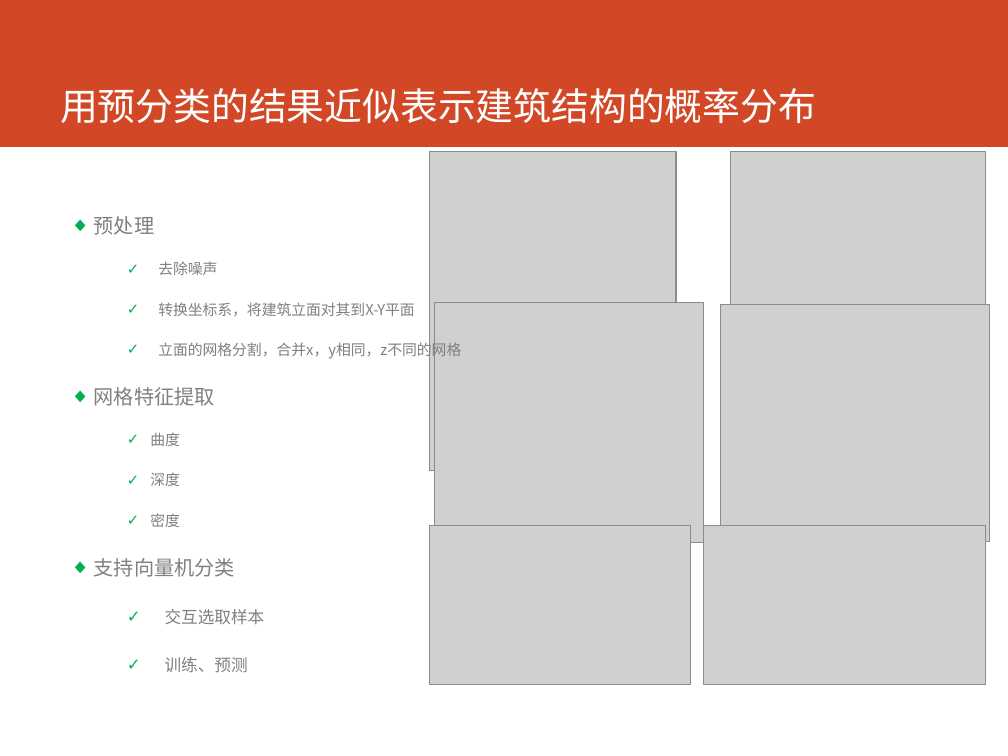
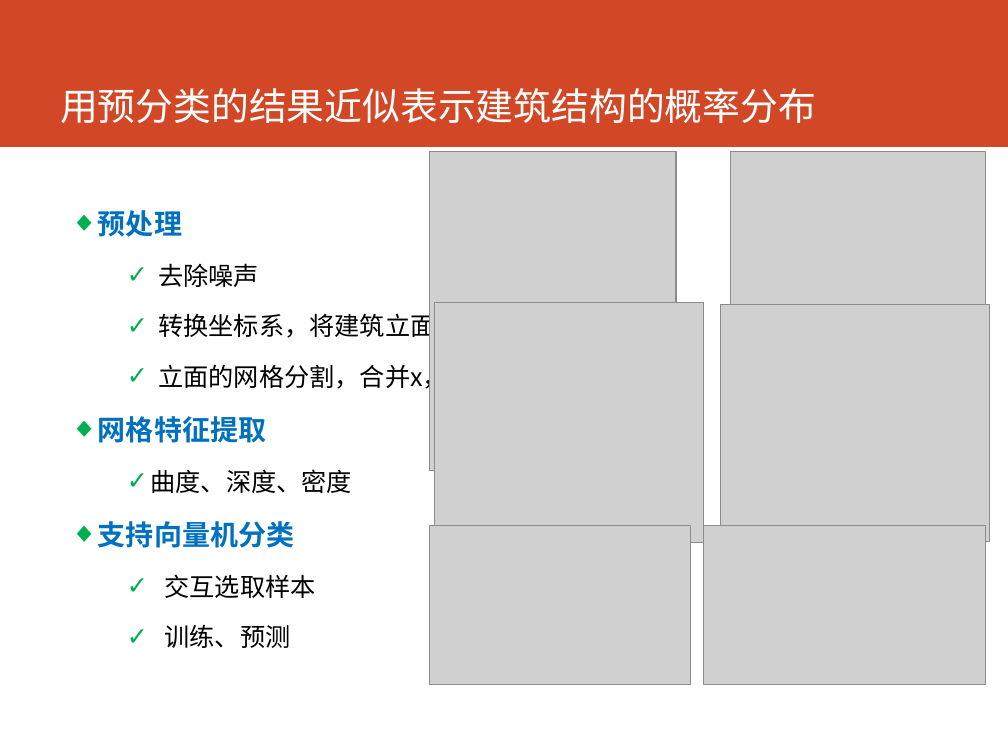
Before and after one commit to cartosquare/graduation-thesis-defenses, a slide deck: slide 10 of 基于形状语义和增强学习的建筑.pptx (slide 9 before the commit). Drawn at 1008x756 pixels with LibreOffice and Linux fonts; fonts in the diff are those of the drawing; grey boxes stand for pictures. Boxes give left, top, right and bottom in pixels: in the first picture for what was removed or moved away, otherwise in the second. Text is boxed around its words. In the diff, an @@ line names an element or a change of style, - is before the commit and + after.

```diff
--- a/基于形状语义和增强学习的建筑.pptx
+++ b/基于形状语义和增强学习的建筑.pptx
@@ text at (98, 210, 674, 648): size 14.4 to 20 pt, text colour #808080 to #0070C0, bold on in "预处理", "网格特征提取", "支持向量机分类"; size 10.6 to 18 pt in "去除噪声", "转换坐标系，将建筑立面对其到X-Y平面", "立面的网格分割，合并x，y相同，z不同的网格"; text colour #808080 to #000000 in "去除噪声", "转换坐标系，将建筑立面对其到X-Y平面", "立面的网格分割，合并x，y相同，z不同的网格", "交互选取样本" and 1 more places; size 11.9 to 18 pt in "交互选取样本", "训练、预测"; line spacing 1.3 to 1; more space between paragraphs; line spacing 1.5 to 1 @@
@@ text at (150, 469, 352, 493): text changed; size 10.6 to 18 pt; text colour #808080 to #000000 @@
-  ✓ 曲度
-  ✓ 深度
-  ✓ 密度
+  ✓ 曲度、深度、密度
```
Also in this commit, not shown: 15 other slides changed, 2 slides added.
